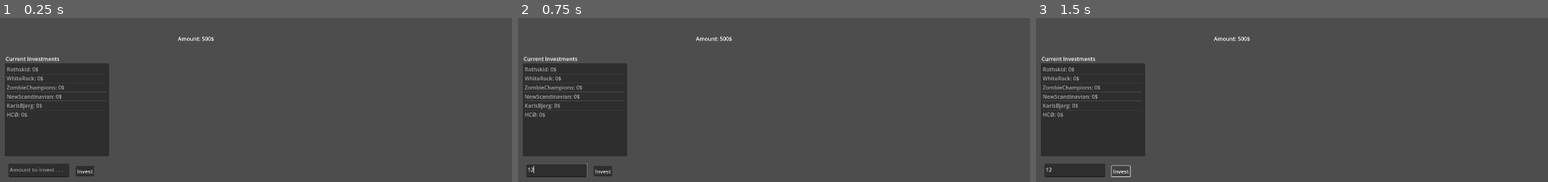
Above: before the commit, frames 1-3 (left to right).
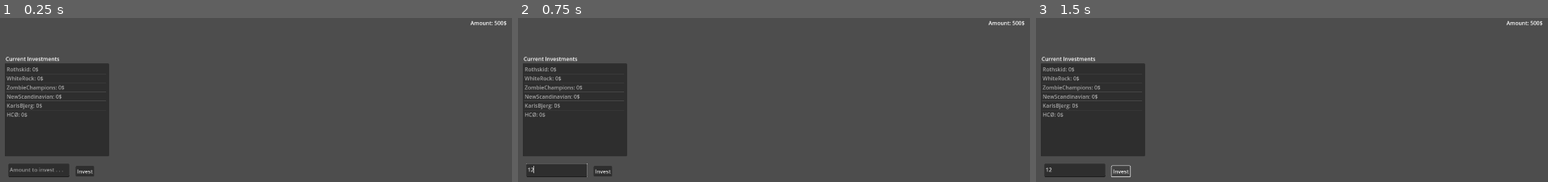
Above: after the commit, the same moments.

Repository: ThyGram/Eksamensprojekt-DDU
Game: Godot game, scene res://stocks.tscn
The game is run twice, just before and just after one commit, with the same random seed, the same clock (stepped at 60 frames per second) and the same inputs. This scene is started directly instead of the project's main scene.
Inputs (mouse positions are in pixels of both pictures, inside the frame that each line leads up to):
- Up to frame 1 (0.25 s): no input
- Up to frame 2 (0.75 s): click (558, 170) at 0.52 s; type "12" at 0.6 s
- Up to frame 3 (1.5 s): click "Invest" at 1.25 s

The runs differ from the first frame. In frame 1, 0.2% of the frame differs, in the area x 34-99%, y 1-15%; in frame 2, 0.2%; in frame 3, 0.2%.
Error before the commit: Invalid access of index '0' on a base object of type: 'PackedInt32Array'. (res://stocks.gd:33)
Error after the commit: Invalid access of index '0' on a base object of type: 'PackedInt32Array'. (res://stocks.gd:42)

Commit message:
Investment working

Diff:
--- a/GodotGame/single_ton.gd
+++ b/GodotGame/SingleTon.gd
@@ -1,4 +1,7 @@
 extends Node2D
+
+signal stocks_changed
+
 
 var DisplayUsername : String
 var Money : int = 500
@@ -42,10 +45,9 @@
 
 
 func _on_gametimer_timeout():
-	if GameWatch <= 1440 and GameStarted:
+	if GameWatch < 1440 and GameStarted:
 		GameWatch += 5
 		var hour : float = float(GameWatch) / 60.0
-		print(hour)
 		if floor(hour) == hour:
 			for key in Stocks:
 				var Increment : float = 0;
@@ -61,4 +63,6 @@
 
 				Stocks[key][0] *= Increment
 				Stocks[key][0] = round(Stocks[key][0])
-			get_tree().change_scene_to_file("res://stocks.tscn")
+			print(get_tree().current_scene.name)
+			if get_tree().current_scene.name == "Stocks":
+				stocks_changed.emit()
--- /dev/null
+++ b/GodotGame/SingleTon.tscn
@@ -0,0 +1,6 @@
+[gd_scene load_steps=2 format=3 uid="uid://cb8gbtmp4flss"]
+
+[ext_resource type="Script" path="res://SingleTon.gd" id="1_j780a"]
+
+[node name="SingleTon" type="Node"]
+script = ExtResource("1_j780a")
--- a/GodotGame/project.godot
+++ b/GodotGame/project.godot
@@ -17,7 +17,7 @@
 
 [autoload]
 
-storage="*res://single_ton.gd"
+storage="*res://SingleTon.gd"
 
 [display]
 
--- a/GodotGame/single_ton.tscn
+++ /dev/null
@@ -1,6 +0,0 @@
-[gd_scene load_steps=2 format=3 uid="uid://cb8gbtmp4flss"]
-
-[ext_resource type="Script" path="res://single_ton.gd" id="1_sehqf"]
-
-[node name="SingleTon" type="Node"]
-script = ExtResource("1_sehqf")
--- a/GodotGame/stocks.gd
+++ b/GodotGame/stocks.gd
@@ -1,11 +1,13 @@
 extends Control
 
 var stocks : Dictionary = storage.Stocks
-
+@onready var single_ton = storage
 # Called when the node enters the scene tree for the first time.
 
 func _ready():
-	pass # Replace with function body.
+	print(single_ton)
+	storage.connect("stocks_changed", UpdateList)
+
 	for key in stocks:
 		$Label/CurrentInvestments.add_item(stocks[key][2] + ": " + str(stocks[key][0]) + "$", null, true)
 
@@ -17,6 +19,12 @@
 	#"InvestedInKarlsBjerg" : [0, null],
 	#"InvestedInHCØ" : [0, null]
 
+func UpdateList():
+	var list = $Label/CurrentInvestments.get_item_count()
+	for i in list:
+		$Label/CurrentInvestments.set_item_text(i, stocks[i][2] + ": " + str(stocks[i][0]) + "$")
+
+
 func _input(event):
 	if (event.is_action_pressed("Escape")):
 		get_tree().change_scene_to_file("res://main_game_computer.tscn")
@@ -24,6 +32,7 @@
 # Called every frame. 'delta' is the elapsed time since the previous frame.
 func _process(delta):
 	$MoneyAmount.text = "Amount: " + str(storage.Money) + "$"
+
 
 
 func _on_invest_pressed():
--- a/GodotGame/stocks.tscn
+++ b/GodotGame/stocks.tscn
@@ -48,9 +48,9 @@
 
 [node name="MoneyAmount" type="Label" parent="."]
 layout_mode = 0
-offset_left = 850.0
-offset_top = 28.0
-offset_right = 1007.0
-offset_bottom = 110.0
+offset_left = 1719.0
+offset_top = -19.0
+offset_right = 1876.0
+offset_bottom = 63.0
 
 [connection signal="pressed" from="Label/Invest" to="." method="_on_invest_pressed"]
